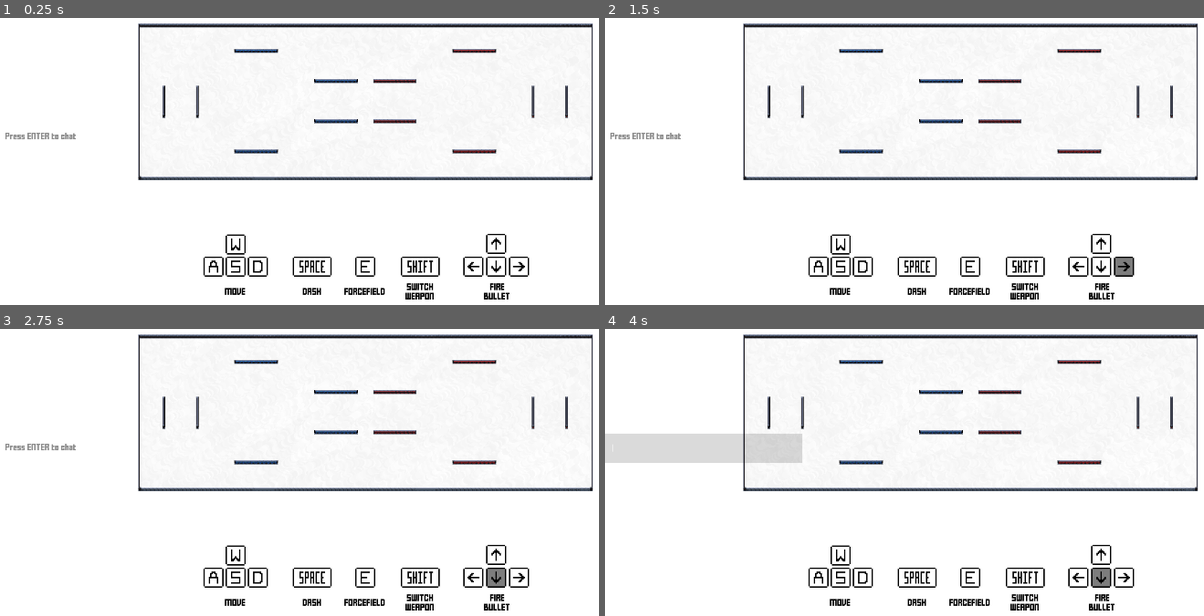
Above: before the commit, frames 1-4 (two rows, left to right).
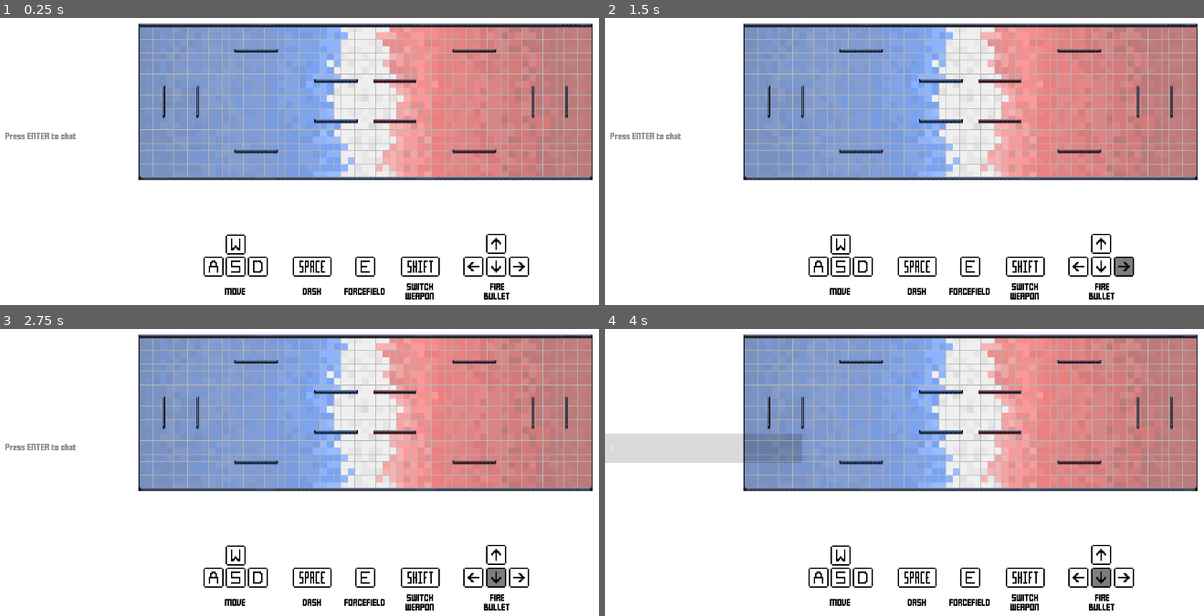
Above: after the commit, the same moments.

Repository: MarshallJDem/SuperCTF
Game: Godot game, scene res://GameContent/Main.tscn
Same seed, same stepped clock (60 frames per second), same inputs: the game is played once before the commit and once after it. This scene is started directly instead of the project's main scene. Sound files missing from this copy of the repository are replaced by a short silence.
Inputs (mouse positions are in pixels of both pictures, inside the frame that each line leads up to):
- Up to frame 1 (0.25 s): no input
- Up to frame 2 (1.5 s): click (700, 138) at 0.52 s; type "12" at 0.6 s; tap Enter at 1.25, 1.35 s; move the mouse to (1132, 81) at 1.27 s; hold Right from 1.28 s (still down); click (1132, 81) at 1.42 s
- Up to frame 3 (2.75 s): tap Space at 1.52, 2, 2.27 s; move the mouse to (221, 432) at 2.02 s; release Right at 2.03 s; hold Down from 2.03 s (still down); tap T at 2.1 s
- Up to frame 4 (4 s): tap Enter at 2.75 s; move the mouse to (outside the picture) at 2.77 s; release Down at 2.78 s; hold Right 2.78-3.53 s; tap Ctrl at 2.85 s; tap Space at 3.5, 3.77 s; move the mouse to (934, 495) at 3.52 s; hold Up from 3.53 s (still down); tap Shift at 3.6 s; click (934, 495) at 3.67 s

The runs differ from the first frame. In frame 1, 35% of the frame differs, in the area x 23-99%, y 3-56%; in frame 2, 35%; in frame 3, 35%; in frame 4, 35%.
Error in both runs: Invalid operands 'String' and 'Nil' in operator '+'. (res://Globals.gd:110)

Commit message:
Fixed skirmish bugs, made UI tweaks. This is the final final update for V1.2.0-Beta

Diff:
--- a/GameContent/Main.tscn
+++ b/GameContent/Main.tscn
@@ -378,18 +378,17 @@
 
 [node name="Skirmsh_Subtext" type="RichTextLabel" parent="UI_Layer"]
 anchor_right = 1.0
-margin_left = 26.4075
 margin_top = 115.462
-margin_right = 26.4075
+margin_right = 58.0
 margin_bottom = 215.462
 rect_scale = Vector2( 0.950764, 0.950764 )
 rect_clip_content = false
 custom_fonts/normal_font = ExtResource( 5 )
 bbcode_enabled = true
 bbcode_text = "[center][color=black] HELLO PLAYER! This is a skirmish lobby for waiting in matchmaking queue. If nobody else is queuing,
-come check our discord at https://discord.gg/wRTcHN and yell at everybody to get on and play with you!"
+come check our discord at https://discord.gg/ABwcPyT and yell at everybody to get on and play with you!"
 text = " HELLO PLAYER! This is a skirmish lobby for waiting in matchmaking queue. If nobody else is queuing,
-come check our discord at https://discord.gg/wRTcHN and yell at everybody to get on and play with you!"
+come check our discord at https://discord.gg/ABwcPyT and yell at everybody to get on and play with you!"
 scroll_active = false
 __meta__ = {
 "_edit_use_anchors_": false
@@ -415,7 +414,7 @@
 }
 
 [node name="Sprite" type="Sprite" parent="Environment/Node2D"]
-scale = Vector2( -0.995535, -0.995535 )
+scale = Vector2( 0.903, 0.903 )
 texture = ExtResource( 26 )
 
 [node name="CPUParticles2D2" type="CPUParticles2D" parent="Environment"]
--- a/Globals.gd
+++ b/Globals.gd
@@ -7,7 +7,7 @@
 var serverIP = "";
 var serverPublicToken;
 var skirmishIP = "superctf.com:42402";
-var port = 42403;
+var port = 42402;
 var serverPrivateToken = "privatetoken" + str(port);
 var isServer = false;
 var allowedPlayers = [];
--- a/TitleScreen.tscn
+++ b/TitleScreen.tscn
@@ -75,7 +75,6 @@
 position = Vector2( 10, -14 )
 scale = Vector2( 2, 2 )
 frames = SubResource( 1 )
-frame = 2
 playing = true
 
 [node name="Area2D" type="Area2D" parent="Flag2" groups=[
Binary file changed: Assets/Environment/background.png
Binary file added: Assets/Environment/background_old.png
Not shown, changed: export_presets.cfg
Not shown, changed: HTML5_Export/CTF.pck
Not shown, changed: Linux_Export/ctf.pck
Not shown, changed: Linux_Export/ctf_skirmish.pck
